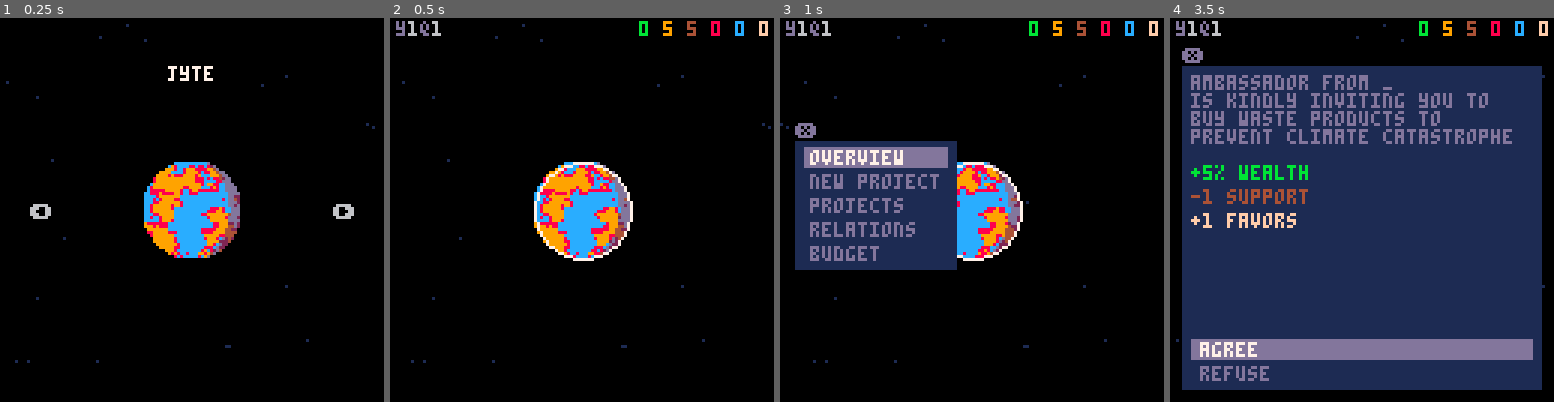
Above: before the commit, frames 1-4 (left to right).
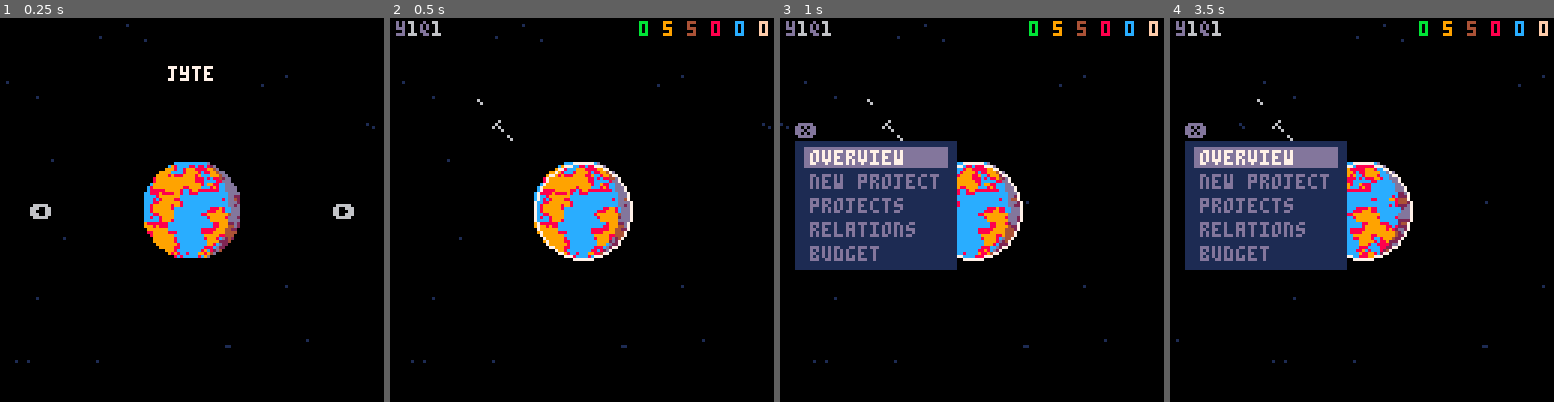
Above: after the commit, the same moments.

Repository: ironchestgames/pico-8-carts
Game: PICO-8 cartridge planetgov.p8
The game is run twice, just before and just after one commit, with the same random seed, the same clock (stepped at 60 frames per second) and the same inputs.
Inputs:
- Up to frame 1 (0.25 s): no input
- Up to frame 2 (0.5 s): tap X (X key) at 0.33 s
- Up to frame 3 (1 s): tap O (Z key) at 0.7 s
- Up to frame 4 (3.5 s): tap X (X key) at 1.07, 1.85, 2.97 s; hold Right 1.6-2.1 s; tap O (Z key) every 0.4 s from 1.7 to 3.3 s; hold Up 2.15-2.42 s; hold Right 2.47-3.03 s; hold Left from 3.08 s (still down)

Frame 1 is identical in both runs. In frame 2, less than 0.1% of the frame differs, in the area x 22-33%, y 21-33%; in frame 3, less than 0.1%; in frame 4, 70%, in the area x 3-97%, y 7-97%.

Commit message:
planetgov - drawing ships, cleaner code

Diff:
--- a/planetgov.p8
+++ b/planetgov.p8
@@ -309,9 +309,8 @@
  local _closest=nil
  for _i in all(items) do
   if _i != cur then
-   local _a=atan2(_i[2]-cur[2],_i[3]-cur[3])%1
-   local _d=dist(_i[2],_i[3],cur[2],cur[3])
-   -- if (btnp(3)) debug(_a,_d,_closestd)
+   local _a=atan2(_i[1]-cur[1],_i[2]-cur[2])%1
+   local _d=dist(_i[1],_i[2],cur[1],cur[2])
    if _d < _closestd and
       ((btnp(0) and _a >= 0.375 and _a <= 0.625) or
        (btnp(1) and (_a >= 0.875 or _a <= 0.125)) or
@@ -359,18 +358,63 @@
  --  }
  -- }
  {
+  ships={{36,36,5},{40,40,1},{30,28,1},col=6},
   q=1,
   t='ambassador',
-  text='ambassador from _\nis kindly inviting you to\nbuy waste products to\nprevent climate catastrophe',
+  text='ambassador from _\nis kindly inviting you to\nrelieve his planet of some\nnuclear waste products',
   effects={
    {t='wealth',v=0.05,text='^b+5% wealth'},
    {t='sup_pollution',v=-1,text='^4-1 support'},
    {t='favors',v=1,text='^f+1 favors'},
-  }
+  },
  }
 }
 
-ships={}
+armadas={}
+
+shipsprites={
+ {126,126,2},
+ {124,126,2},
+ {121,125,3},
+ {118,125,3},
+ {114,124,4},
+ {110,124,4},
+ {106,124,4},
+ {102,124,4},
+ {98,124,4},
+ {93,123,5},
+}
+
+function drawship(_a,_s,_col)
+ local _spr=shipsprites[_s[3]]
+ local _sw=_spr[3]
+ local _sw_h=_sw/2
+ local _fx=false
+ local _fy=false
+ if _a > 0 and _a <= 0.25 then
+  _fx=false
+  _fy=false
+ elseif _a > 0.25 and _a <= 0.5 then
+  _fx=true
+  _fy=false
+ elseif _a > 0.5 and _a <= 0.75 then
+  _fx=true
+  _fy=true
+ elseif _a > 0.75 and _a <= 1 then
+  _fx=false
+  _fy=true
+ end
+ pal(15,_col)
+ sspr(
+  _spr[1],
+  _spr[2],
+  _sw,
+  _sw,
+  _s[1]-_sw_h,
+  _s[2]-_sw_h,
+  _sw,_sw,_fx,_fy)
+ pal()
+end
 
 function drawbar(_xoff,_yoff,_col,_val)
  rect(_xoff,_yoff,_xoff+36,_yoff+4,_col)
@@ -389,11 +433,11 @@
  planet={
   name='planet',
   selitems={
-   {function() setdialog('overview') end,0,1,'overview'},
-   {function() debug('new project') end,0,2,'new project'},
-   {function() debug('projects') end,0,3,'projects'},
-   {function() debug('relations') end,0,4,'relations'},
-   {function() debug('budget') end,0,5,'budget'},
+   {0,1,'overview', onp=function() setdialog('overview') end},
+   {0,2,'new project', onp=function() debug('new project') end},
+   {0,3,'projects', onp=function() debug('projects') end},
+   {0,4,'relations', onp=function() debug('relations') end},
+   {0,5,'budget', onp=function() debug('budget') end},
   },
   r={5,41,58,83},
  },
@@ -406,34 +450,32 @@
    print(planetname,64-#planetname*2,_yoff,13)
 
    _yoff+=5+7
-   _xoff=123-5-37
-   print('wealth',4+3,_yoff,13)
-   drawbar(_xoff,_yoff,11,values.wealth)
+   _x1off=4+3
+   _x2off=123-5-37
+   print('wealth',_x1off,_yoff,13)
+   drawbar(_x2off,_yoff,11,values.wealth)
 
    _yoff+=5+3
-   print('poverty',4+3,_yoff,13)
-   drawbar(_xoff,_yoff,9,values.poverty)
+   print('poverty',_x1off,_yoff,13)
+   drawbar(_x2off,_yoff,9,values.poverty)
 
    _yoff+=5+3
-   print('pollution',4+3,_yoff,13)
-   drawbar(_xoff,_yoff,4,values.pollution)
+   print('pollution',_x1off,_yoff,13)
+   drawbar(_x2off,_yoff,4,values.pollution)
 
    _yoff+=5+3
-   print('extremism',4+3,_yoff,13)
-   drawextrem(_xoff,_yoff,values.leftism,values.rightism)
+   print('extremism',_x1off,_yoff,13)
+   drawextrem(_x2off,_yoff,values.leftism,values.rightism)
 
    _yoff+=5+3
-   print('congress',4+3,_yoff,13)
+   print('congress',_x1off,_yoff,13)
    local _s='^b'..values.sup_wealth..' ^9'..values.sup_poverty..' ^4'..values.sup_pollution..' ^8'..values.sup_leftism..' ^c'..values.sup_rightism
    printc(_s,123-4-(#_s-10)*4,_yoff)
 
    _yoff+=5+4
-   local _man=values.man_wealth
-   local _mans={values.man_poverty,values.man_pollution,values.man_leftism,values.man_rightism,10}
-   local _sup=values.sup_wealth
-   local _sups={values.sup_poverty,values.sup_pollution,values.sup_leftism,values.sup_rightism,0}
-   local _col=11
-   local _cols={9,4,8,12,5}
+   local _man,_mans=values.man_wealth,{values.man_poverty,values.man_pollution,values.man_leftism,values.man_rightism,33}
+   local _sup,_sups=values.sup_wealth,{values.sup_poverty,values.sup_pollution,values.sup_leftism,values.sup_rightism,0}
+   local _col,_cols=11,{9,4,8,12,5}
    for _i=1,33 do
     local _i1=_i-1
     local _x,_y=123-38+flr(_i1/3)*3,_yoff+(_i1%3)*3
@@ -455,24 +497,24 @@
    end
 
    _yoff+=11
-   print('favors',4+3,_yoff,13)
-   print(values.favors,_xoff,_yoff,15)
+   print('favors',_x1off,_yoff,13)
+   print(values.favors,_x2off,_yoff,15)
 
    _yoff+=5+3
-   print('military',4+3,_yoff,13)
+   print('military',_x1off,_yoff,13)
    -- draw military icons
   end,
  },
  ambassador={
   name='ambassador',
   selitems={
-   {function(_dialog)
+   {0,1,'agree',onp=function(_dialog)
      for _i=1,#_dialog.obj.effects do
       local _e=_dialog.obj.effects[_i]
       values[_e.t]+=_e.v
      end
-    end,0,1,'agree'},
-   {function() debug('refuse') end,0,2,'refuse'},
+    end},
+   {0,2,'refuse',onp=function() debug('refuse') end},
   },
   r={4,16,123,123},
   draw=function(_dialog)
@@ -509,7 +551,7 @@
   if dialog.sel then
    dialog.sel=perfsel(dialog.sel,dialog.selitems)
    if btnp(4) then
-    dialog.sel[1](dialog)
+    dialog.sel.onp(dialog)
    end
   end
   if btnp(5) then
@@ -533,7 +575,7 @@
 
  if t <= 1 then
   year+=1
-  if year%4 == 0 then
+  if year%1 == 0 then
    local _b8=values.wealth+values.poverty+values.pollution+values.leftism+values.rightism
    local _mandates=function(_max, _value) return max(_max,flr(_value/_b8*33)) end
 
@@ -564,11 +606,22 @@
   if _e.q == quart then
    del(comingevents,_e)
    if _e.t == 'ambassador' then
-    _e[1]=6
-    _e[2]=16
-    _e[3]=30
+    local _cx,_cy,_m=0,0,0
+    for _s in all(_e.ships) do
+     _cx+=_s[1]
+     _cy+=_s[2]
+    end
+    _cx=_cx/#_e.ships
+    _cy=_cy/#_e.ships
+    for _s in all(_e.ships) do
+     local _sw=shipsprites[_s[3]][3]*2
+     _m=max(_m,max(abs(_s[1]-_cx)+_sw,abs(_s[2]-_cy)+_sw))
+    end
+    _e[1]=_cx
+    _e[2]=_cy
+    _e[3]=_m
     _e[4]=function() setdialog('ambassador',_e) end
-    add(ships,_e)
+    add(armadas,_e)
     add(selitems,_e)
    end
 
@@ -582,11 +635,18 @@
  cls()
  drawstarsplanet()
 
+ for _ar in all(armadas) do
+  for _s in all(_ar.ships) do
+   local _a=atan2(_ar[1]-64,-(_ar[2]-64))
+   drawship(_a,_s,_ar.ships.col)
+  end
+ end
+
  printc('^dy^6'..year..'^dq^6'..quart,2,1)
  local _s='^b'..values.sup_wealth..' ^9'..values.sup_poverty..' ^4'..values.sup_pollution..' ^8'..values.sup_leftism..' ^c'..values.sup_rightism..' ^f'..values.favors
  printc(_s,127-(#_s-12)*4,1)
 
- circ(sel[2],sel[3],sel[1],7)
+ circ(sel[1],sel[2],sel[3],7)
 
  if dialog then
   print('\x97',dialog.r[1],dialog.r[2]-6,13)
@@ -598,12 +658,12 @@
 
   for _i in all(dialog.selitems) do
    local _c=13
-   local y=dialog.r[4]-(#dialog.selitems-_i[3]+1)*8+1
+   local y=dialog.r[4]-(#dialog.selitems-_i[2]+1)*8+1
    if dialog.sel==_i then
     rectfill(dialog.r[1]+3,y-1,dialog.r[3]-3,y+5,_c)
     _c=7
    end
-   print(_i[4],10+_i[2],y,_c)
+   print(_i[3],10+_i[1],y,_c)
 
 
    -- debug draw
@@ -631,7 +691,7 @@
  t=0
  _update,_draw=gameupdate,gamedraw
  selitems={
-  {discsize_h,left_ds-discsize_h,top_ds-discsize_h,curry(setdialog,'planet')},
+  {left_ds-discsize_h,top_ds-discsize_h,discsize_h,curry(setdialog,'planet')},
  }
  sel=selitems[1]
 end
Not shown, changed: 129 lines of the sprite sheet (__gfx__) section of planetgov.p8
